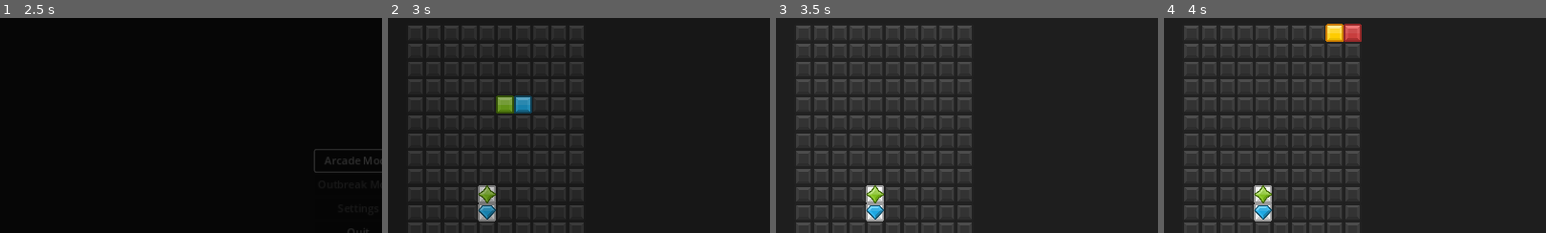
Above: before the commit, frames 1-4 (left to right).
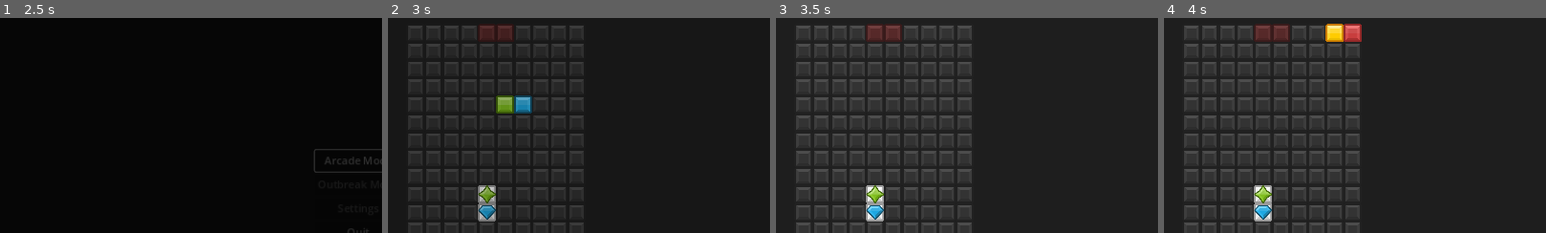
Above: after the commit, the same moments.

Repository: Akaihana/PuzzleProject
Game: Godot game, scene res://Scenes/main_menu.tscn
Same seed, same stepped clock (60 frames per second), same inputs: the game is played once before the commit and once after it.
Inputs:
- Up to frame 1 (2.5 s): click "Arcade Mode" at 0.5 s; click "Arcade Mode" at 1.25 s; tap Enter at 2 s; hold D (right) from 2.03 s (still down)
- Up to frame 2 (3 s): release D (right) at 2.78 s; hold S (down) from 2.78 s (still down)
- Up to frame 3 (3.5 s): keep holding S (down)
- Up to frame 4 (4 s): release S (down) at 3.53 s; hold D (right) from 3.53 s (still down)
The pictures show only the part of the screen within x 3-53%, y 8-58%; the shares and areas given below are measured in that part.

Frame 1 is identical in both runs. In frame 2, 0.4% of the frame differs, in the area x 24-33%, y 3-11%; in frame 3, 0.5%; in frame 4, 0.5%.

Commit message:
Lose Condition and Screen

Diff:
--- /dev/null
+++ b/Scenes/lose_menu.tscn
@@ -0,0 +1,42 @@
+[gd_scene load_steps=2 format=3 uid="uid://brv0bkjovmxg6"]
+
+[ext_resource type="Script" path="res://Scripts/lose_menu.gd" id="1_rbg2f"]
+
+[node name="LoseMenu" type="ColorRect"]
+process_mode = 3
+anchors_preset = 15
+anchor_right = 1.0
+anchor_bottom = 1.0
+grow_horizontal = 2
+grow_vertical = 2
+color = Color(0, 0, 0, 0.392157)
+script = ExtResource("1_rbg2f")
+
+[node name="CenterContainer" type="CenterContainer" parent="."]
+layout_mode = 1
+anchors_preset = 15
+anchor_right = 1.0
+anchor_bottom = 1.0
+grow_horizontal = 2
+grow_vertical = 2
+
+[node name="VBoxContainer" type="VBoxContainer" parent="CenterContainer"]
+layout_mode = 2
+
+[node name="Label" type="Label" parent="CenterContainer/VBoxContainer"]
+layout_mode = 2
+text = "You Lose..."
+
+[node name="RetryButton" type="Button" parent="CenterContainer/VBoxContainer"]
+unique_name_in_owner = true
+layout_mode = 2
+text = "Retry"
+
+[node name="MainMenuButton" type="Button" parent="CenterContainer/VBoxContainer"]
+unique_name_in_owner = true
+layout_mode = 2
+text = "Main Menu
+"
+
+[connection signal="pressed" from="CenterContainer/VBoxContainer/RetryButton" to="." method="_on_retry_button_pressed"]
+[connection signal="pressed" from="CenterContainer/VBoxContainer/MainMenuButton" to="." method="_on_main_menu_button_pressed"]
--- a/Scenes/main.tscn
+++ b/Scenes/main.tscn
@@ -1,18 +1,27 @@
-[gd_scene load_steps=8 format=3 uid="uid://d0lcwhpadgq44"]
+[gd_scene load_steps=11 format=3 uid="uid://d0lcwhpadgq44"]
 
 [ext_resource type="Script" path="res://Scripts/grid.gd" id="1_8qrqb"]
 [ext_resource type="PackedScene" uid="uid://dy4e4velmavcu" path="res://Scenes/pause_menu.tscn" id="1_rayih"]
 [ext_resource type="Script" path="res://Scripts/gem_spawner.gd" id="2_jqgu4"]
+[ext_resource type="PackedScene" uid="uid://brv0bkjovmxg6" path="res://Scenes/lose_menu.tscn" id="2_q40m1"]
 [ext_resource type="PackedScene" uid="uid://c1eou1cdb7ov6" path="res://Scenes/gem_container.tscn" id="2_rldxo"]
 [ext_resource type="PackedScene" uid="uid://dlihauw0nhjtp" path="res://Scenes/corrupted_gem.tscn" id="3_dxh0i"]
+[ext_resource type="PackedScene" uid="uid://bhofl6nsn4b45" path="res://Scenes/win_menu.tscn" id="3_opu7y"]
 [ext_resource type="Texture2D" uid="uid://cifupq4npmacr" path="res://Assets/Sprites/Grid/tileBlack_27.png" id="3_sl41j"]
 [ext_resource type="Script" path="res://Scripts/corrupted_gem_spawner.gd" id="5_fntxq"]
+[ext_resource type="Texture2D" uid="uid://7hhpigcjv3jt" path="res://Assets/Sprites/Viruses/tileGrey_39.png" id="6_ckbq1"]
 
 [node name="Main" type="Node2D"]
 
 [node name="CanvasLayer" type="CanvasLayer" parent="."]
 
 [node name="PauseMenu" parent="CanvasLayer" instance=ExtResource("1_rayih")]
+visible = false
+
+[node name="LoseMenu" parent="CanvasLayer" instance=ExtResource("2_q40m1")]
+visible = false
+
+[node name="WinMenu" parent="CanvasLayer" instance=ExtResource("3_opu7y")]
 visible = false
 
 [node name="Grid" type="Node2D" parent="."]
@@ -45,6 +54,18 @@
 wait_time = 0.5
 one_shot = true
 
+[node name="LoseZone" type="Sprite2D" parent="Grid"]
+modulate = Color(1, 0, 0, 0.196078)
+position = Vector2(121.5, 13.5)
+scale = Vector2(0.25, 0.25)
+texture = ExtResource("6_ckbq1")
+
+[node name="LoseZone2" type="Sprite2D" parent="Grid"]
+modulate = Color(1, 0, 0, 0.196078)
+position = Vector2(148.5, 13.5)
+scale = Vector2(0.25, 0.25)
+texture = ExtResource("6_ckbq1")
+
 [node name="GemSpawner" type="Node2D" parent="."]
 script = ExtResource("2_jqgu4")
 
--- /dev/null
+++ b/Scenes/win_menu.tscn
@@ -0,0 +1,40 @@
+[gd_scene load_steps=2 format=3 uid="uid://bhofl6nsn4b45"]
+
+[ext_resource type="Script" path="res://Scripts/win_menu.gd" id="1_6brbk"]
+
+[node name="WinMenu" type="ColorRect"]
+anchors_preset = 15
+anchor_right = 1.0
+anchor_bottom = 1.0
+grow_horizontal = 2
+grow_vertical = 2
+color = Color(0, 0, 0, 0.392157)
+script = ExtResource("1_6brbk")
+
+[node name="CenterContainer" type="CenterContainer" parent="."]
+layout_mode = 1
+anchors_preset = 15
+anchor_right = 1.0
+anchor_bottom = 1.0
+grow_horizontal = 2
+grow_vertical = 2
+
+[node name="VBoxContainer" type="VBoxContainer" parent="CenterContainer"]
+layout_mode = 2
+
+[node name="Label" type="Label" parent="CenterContainer/VBoxContainer"]
+layout_mode = 2
+text = "Level Clear"
+
+[node name="NextLevelButton" type="Button" parent="CenterContainer/VBoxContainer"]
+unique_name_in_owner = true
+layout_mode = 2
+text = "Next Level"
+
+[node name="MainMenuButton" type="Button" parent="CenterContainer/VBoxContainer"]
+unique_name_in_owner = true
+layout_mode = 2
+text = "Main Menu"
+
+[connection signal="pressed" from="CenterContainer/VBoxContainer/NextLevelButton" to="." method="_on_next_level_button_pressed"]
+[connection signal="pressed" from="CenterContainer/VBoxContainer/MainMenuButton" to="." method="_on_main_menu_button_pressed"]
--- a/Scripts/grid.gd
+++ b/Scripts/grid.gd
@@ -5,6 +5,8 @@
 const COLUMNS = 10
 
 signal gem_locked
+signal game_over
+signal level_cleared
 
 @export var gem_container_scene: PackedScene
 @export var corrupted_gem_scene: PackedScene
@@ -47,9 +49,11 @@
 			add_child(corrupted_gem)
 			var random_r = randi_range(0, 10)
 			var random_c = randi_range(0, 9)
-			while grid[random_r][random_c] != null:
+			var loops = 0
+			while grid[random_r][random_c] != null and loops < 100:
 				random_r = randi_range(0, 10)
 				random_c = randi_range(0, 9)
+				loops += 1
 			corrupted_gem.global_position = grid_to_position(random_r, random_c)
 			corrupted_gem.gem_position = grid_to_position(random_r, random_c)
 			corrupted_gem.set_texture(corrupted_gem_data.corrupted_gem_texture)
@@ -113,7 +117,16 @@
 	if found_matches:
 		destroy_timer.start()
 	else:
-		gem_locked.emit()
+		if check_for_lose():
+			game_over.emit()
+		else:
+			gem_locked.emit()
+
+
+func check_for_lose() -> bool:
+	if grid[ROWS - 1][COLUMNS/2 - 1] != null or grid[ROWS - 1][COLUMNS/2] != null:
+		return true
+	return false
 
 
 func match_and_dim(gem) -> void:
@@ -178,9 +191,18 @@
 	print_grid()
 
 
-func on_lock_gem(gem_container: GemContainer) -> void:
-	print("testing signal")
-
+func retry_level() -> void:
+	clear_grid()
+	start_level()
+	gem_locked.emit()
+
+
+func clear_grid() -> void:
+	for r in ROWS:
+		for c in COLUMNS:
+			if grid[r][c] != null:
+				grid[r][c].queue_free()
+				grid[r][c] = null
 
 func make_2d_array() -> Array:
 	var array = []
--- /dev/null
+++ b/Scripts/lose_menu.gd
@@ -0,0 +1,26 @@
+extends ColorRect
+
+@onready var grid: Node2D = $"../../Grid"
+@onready var retry_button: Button = %RetryButton
+@onready var main_menu_button: Button = %MainMenuButton
+
+
+func _ready() -> void:
+	grid.game_over.connect(show_lose_menu)
+
+
+func show_lose_menu() -> void:
+	retry_button.grab_focus()
+	get_tree().paused = true
+	show()
+
+
+func _on_retry_button_pressed() -> void:
+	get_tree().paused = false
+	hide()
+	grid.retry_level()
+
+
+func _on_main_menu_button_pressed() -> void:
+	get_tree().paused = false
+	get_tree().change_scene_to_file("res://Scenes/main_menu.tscn")
--- a/Scripts/pause_menu.gd
+++ b/Scripts/pause_menu.gd
@@ -10,6 +10,7 @@
 		resume_button.grab_focus()
 
 
+
 func _on_resume_button_pressed() -> void:
 	get_tree().paused = false
 	hide()
--- /dev/null
+++ b/Scripts/win_menu.gd
@@ -0,0 +1,23 @@
+extends ColorRect
+
+@onready var grid: Node2D = $"../../Grid"
+@onready var next_level_button: Button = %NextLevelButton
+@onready var main_menu_button: Button = %MainMenuButton
+
+func _ready() -> void:
+	grid.level_cleared.connect(show_win_menu)
+
+
+func show_win_menu() -> void:
+	next_level_button.grab_focus()
+	get_tree().paused = true
+	show()
+
+
+func _on_next_level_button_pressed() -> void:
+	pass
+
+
+func _on_main_menu_button_pressed() -> void:
+	get_tree().paused = false
+	get_tree().change_scene_to_file("res://Scenes/main_menu.tscn")
